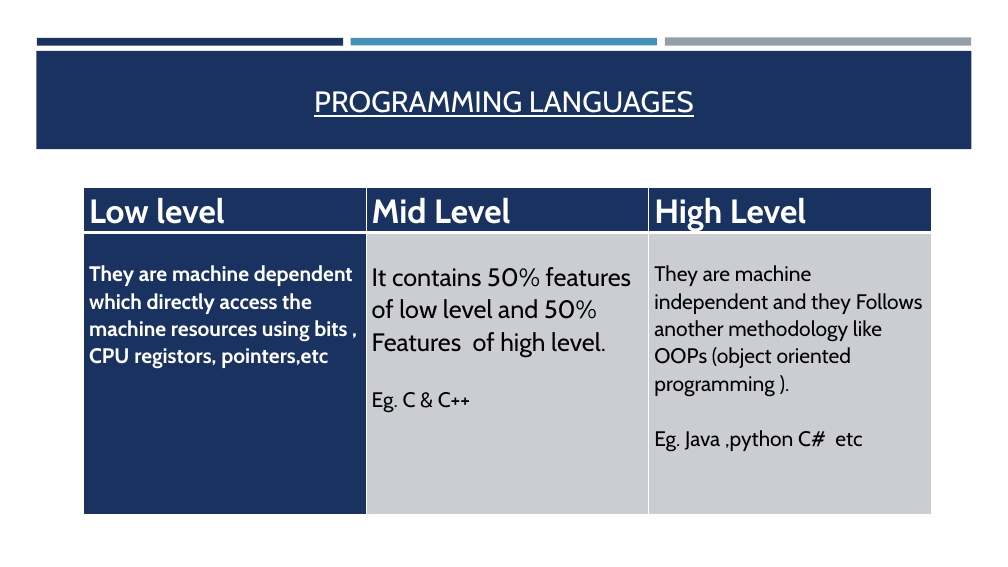
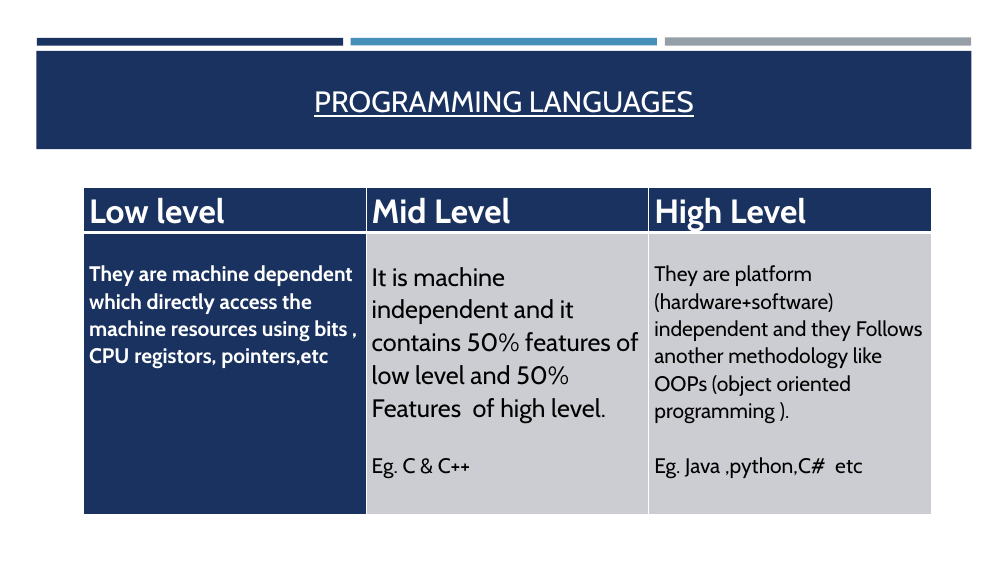
Before and after one commit to amantiwari8861/C_Batch_11_to_12, a slide deck: slide 4 of 01-Introduction_to_C/Notes/C Programming.pptx. Drawn at 1008x567 pixels with LibreOffice and Linux fonts; fonts in the diff are those of the drawing. Boxes give left, top, right and bottom in pixels: in the first picture for what was removed or moved away, otherwise in the second. Text is boxed around its words. In the diff, an @@ line names an element or a change of style, - is before the commit and + after.

```diff
--- a/01-Introduction_to_C/Notes/C Programming.pptx
+++ b/01-Introduction_to_C/Notes/C Programming.pptx
@@ table at [83,188,932,514] @@
-row 2, column 2: It contains 50% features of low level and 50% Features of high level. / Eg. C & C++
+row 2, column 2: It is machine independent and it contains 50% features of low level and 50% Features of high level. / Eg. C & C++
-row 2, column 3: They are machine independent and they Follows another methodology like OOPs (object oriented programming ). / Eg. Java ,python C# etc
+row 2, column 3: They are platform (hardware+software) independent and they Follows another methodology like OOPs (object oriented programming ). / Eg. Java ,python,C# etc
```
Also in this commit, not shown: 2 other slides changed, 7 other files.
